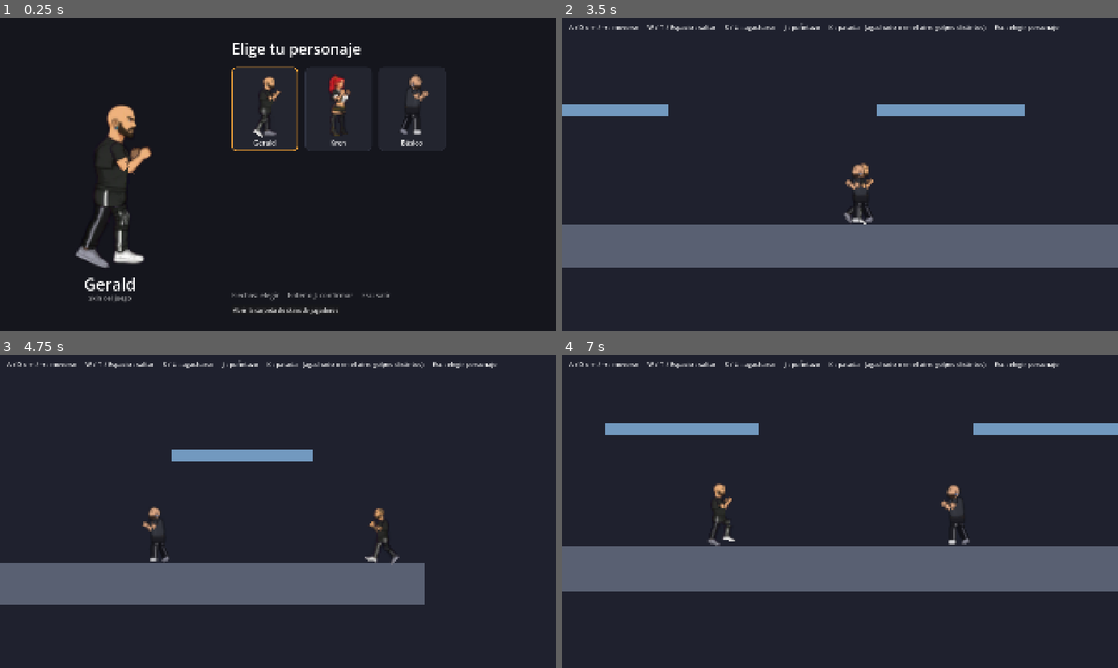
Above: before the commit, frames 1-4 (two rows, left to right).
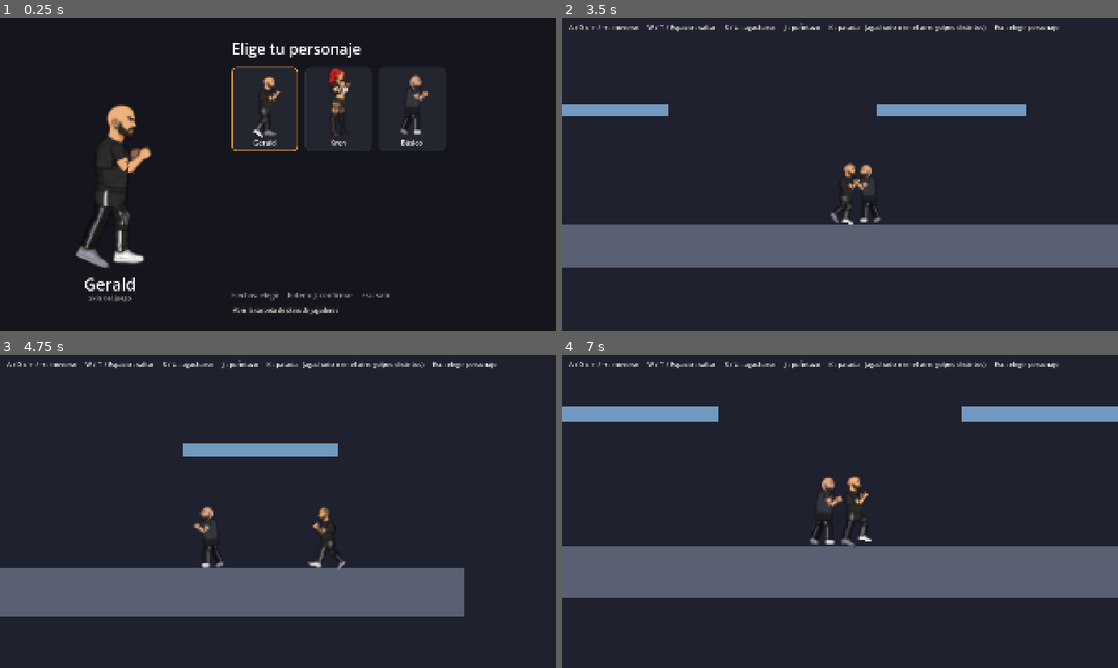
Above: after the commit, the same moments.

Repository: Hatecat/brawltopia
Game: Godot game, scene res://scenes/ui/character_select.tscn
Two runs of this game, one before a commit and one after it. Both use one fixed random seed, a clock stepped at 60 frames per second and the inputs below.
Inputs (mouse positions are in pixels of both pictures, inside the frame that each line leads up to):
- Up to frame 1 (0.25 s): no input
- Up to frame 2 (3.5 s): click "Gerald" at 0.5 s; move the mouse to (962, 158) at 1.27 s; hold D (move_right) 1.28-2.03 s; tap S (crouch) at 1.35 s; tap W (jump) at 1.52, 2.27 s; move the mouse to (728, 190) at 2.02 s; hold A (move_left) 2.03-2.78 s; tap K (kick) at 2.1 s; move the mouse to (895, 105) at 2.77 s; hold D (move_right) from 2.78 s (still down); hold J (punch) from 2.78 s (still down)
- Up to frame 3 (4.75 s): move the mouse to (250, 574) at 3.52 s; release J (punch) at 3.53 s; tap S (crouch) at 3.6 s; tap W (jump) at 3.77, 4.52 s; move the mouse to (444, 558) at 4.27 s; release D (move_right) at 4.28 s; hold A (move_left) from 4.28 s (still down); tap K (kick) at 4.35 s
- Up to frame 4 (7 s): move the mouse to (673, 464) at 5.02 s; tap J (punch) at 5.1 s; tap W (jump) at 5.27, 6.77 s; move the mouse to (867, 511) at 5.77 s; tap S (crouch) at 5.85 s; move the mouse to (756, 433) at 6.52 s; release A (move_left) at 6.53 s; hold D (move_right) from 6.53 s (still down); tap K (kick) at 6.6 s

The runs differ from the first frame. In frame 1, 0.4% of the frame differs, in the area x 59-64%, y 16-31%; in frame 2, 0.5%; in frame 3, 7.0%; in frame 4, 7.8%, in the area x 0-100%, y 16-78%.

Commit message:
Piernas desde el borde del cuerpo y empuje entre luchadores
- La cadera de cada skin puede bajar (joints): el esqueleto sube igual, así el
  personaje crece con sus proporciones reales (Kren: ligas visibles). El importador
  la calcula sola. La zona golpeable y la hitbox de los puñetazos (follows_torso)
  suben con el torso.
- Empuje suave entre luchadores: no se atraviesan caminando, sí saltando.
- Pruebas: altura de Kren, hitboxes, empuje y salto por encima.

Co-Authored-By: Claude Opus 5.5 <noreply@anthropic.com>
Claude-Session: https://claude.ai/code/session_01AxPkkTdBkP8xXpUziutC73

Diff:
--- a/assets/characters/skins/kren/front/skin.json
+++ b/assets/characters/skins/kren/front/skin.json
@@ -2,11 +2,11 @@
   "joints": {
     "hip_back": [
       3.3,
-      3.0
+      13.4
     ],
     "hip_front": [
       -4.4,
-      3.0
+      13.4
     ],
     "neck": [
       -0.9,
--- a/assets/characters/skins/kren/skin.json
+++ b/assets/characters/skins/kren/skin.json
@@ -2,11 +2,11 @@
   "joints": {
     "hip_back": [
       -2.0,
-      3.0
+      13.2
     ],
     "hip_front": [
       1.0,
-      3.0
+      13.2
     ],
     "neck": [
       -1.6,
--- a/resources/attacks/base_air_punch.tres
+++ b/resources/attacks/base_air_punch.tres
@@ -12,6 +12,7 @@
 hitbox_offset = Vector2(29, -58)
 hitbox_size = Vector2(14, 12)
 crouching = false
+follows_torso = true
 aerial = true
 knockback = Vector2(220, -120)
 hitstun_frames = 14
--- a/resources/attacks/base_crouch_punch.tres
+++ b/resources/attacks/base_crouch_punch.tres
@@ -12,6 +12,7 @@
 hitbox_offset = Vector2(34, -37)
 hitbox_size = Vector2(14, 12)
 crouching = true
+follows_torso = true
 aerial = false
 knockback = Vector2(180, -110)
 hitstun_frames = 12
--- a/resources/attacks/base_punch.tres
+++ b/resources/attacks/base_punch.tres
@@ -12,6 +12,7 @@
 hitbox_offset = Vector2(28, -51)
 hitbox_size = Vector2(14, 12)
 crouching = false
+follows_torso = true
 aerial = false
 knockback = Vector2(220, -150)
 hitstun_frames = 14
--- a/resources/attacks/matias_punch.tres
+++ b/resources/attacks/matias_punch.tres
@@ -12,6 +12,7 @@
 hitbox_offset = Vector2(30, -56)
 hitbox_size = Vector2(22, 16)
 crouching = false
+follows_torso = true
 aerial = false
 knockback = Vector2(220, -150)
 hitstun_frames = 14
--- a/scripts/attack_data.gd
+++ b/scripts/attack_data.gd
@@ -34,6 +34,10 @@
 ## Ataque aéreo: se puede seguir moviendo en el aire y termina al aterrizar.
 @export var aerial: bool = false
 
+## Golpe con los brazos: la hitbox sube junto con el torso cuando la skin tiene piernas
+## que empiezan más abajo (ver CharacterVisual.torso_lift). Las patadas no lo necesitan.
+@export var follows_torso: bool = false
+
 @export_group("Al conectar")
 ## Empujón que recibe quien es golpeado, en px/s: x = alejándose del atacante, y negativa = hacia arriba.
 @export var knockback: Vector2 = Vector2(220, -150)
--- a/scripts/player.gd
+++ b/scripts/player.gd
@@ -30,6 +30,14 @@
 @export var visual_scene: PackedScene
 ## Skin (carpeta de piezas) para visuales por piezas. Vacío = la del visual.
 @export_dir var skin_path: String = ""
+
+@export_group("Empuje entre luchadores")
+## Distancia mínima entre dos luchadores (px). Si se acercan más, se empujan: no se
+## pueden atravesar caminando, pero sí saltar por encima.
+@export var push_distance: float = 34.0
+## Si la diferencia de altura entre los dos es mayor que esto (px), no se empujan
+## (uno pasa por encima del otro en un salto).
+@export var push_height: float = 70.0
 
 @export_group("Hurtbox")
 @export var stand_hurtbox_size: Vector2 = Vector2(40, 80)   ## Zona golpeable de pie.
@@ -100,6 +108,7 @@
 			_brake(delta)
 		_update_hurtbox()
 		move_and_slide()
+		_push_away_from_fighters()
 		return
 
 	if current_attack:
@@ -121,6 +130,7 @@
 
 	_update_hurtbox()
 	move_and_slide()
+	_push_away_from_fighters()
 	_update_animation()
 
 
@@ -158,10 +168,31 @@
 	# La zona golpeable se achica al agacharse (crece desde los pies).
 	var low := is_crouching or (current_attack != null and current_attack.crouching)
 	var size := crouch_hurtbox_size if low else stand_hurtbox_size
+	if visual:
+		size.y += visual.torso_lift   # personajes más altos: zona golpeable más alta
 	var rect := hurtbox_shape.shape as RectangleShape2D
 	if rect.size != size:
 		rect.size = size
 		hurtbox_shape.position = Vector2(0, -size.y / 2.0)
+
+
+## Empuje suave entre luchadores (como la "pushbox" de los juegos de pelea).
+## Cada uno se aparta la mitad de lo que se superpone con el otro; como los dos lo hacen,
+## quien camina contra el rival lo va empujando, más lento. Se usa move_and_collide para
+## no atravesar el escenario al apartarse.
+func _push_away_from_fighters() -> void:
+	for other in get_tree().get_nodes_in_group("fighters"):
+		if other == self or not other is Node2D:
+			continue
+		var offset: Vector2 = global_position - (other as Node2D).global_position
+		if absf(offset.y) >= push_height:
+			continue
+		var overlap := push_distance - absf(offset.x)
+		if overlap <= 0.0:
+			continue
+		# Justo uno encima del otro: cada uno se aparta hacia su espalda.
+		var away := signf(offset.x) if offset.x != 0.0 else -facing
+		move_and_collide(Vector2(away * overlap * 0.5, 0.0))
 
 
 # --- Ataques ---
@@ -192,7 +223,8 @@
 	_already_hit.clear()
 
 	# Colocar la hitbox según los datos del ataque, volteada si mira a la izquierda.
-	hitbox.position = Vector2(attack.hitbox_offset.x * facing, attack.hitbox_offset.y)
+	var lift: float = visual.torso_lift if visual and attack.follows_torso else 0.0
+	hitbox.position = Vector2(attack.hitbox_offset.x * facing, attack.hitbox_offset.y - lift)
 	(hitbox_shape.shape as RectangleShape2D).size = attack.hitbox_size
 	_set_hitbox_active(attack.is_active_frame(0))
 
--- a/scripts/skins/sheet_importer.gd
+++ b/scripts/skins/sheet_importer.gd
@@ -14,6 +14,10 @@
 ## (guardando en user://), para que los jugadores puedan importar sus propios cosméticos.
 ## Hace lo mismo que tools/import_parts_sheet.py, sin necesitar Python.
 
+## Cuántos px de juego del muslo quedan escondidos bajo el borde del cuerpo.
+const LEG_OVERLAP := 1.5
+## Lo máximo que puede bajar la cadera respecto del esqueleto normal (px de juego).
+const MAX_HIP_DROP := 14.0
 const RigVisualScript := preload("res://scripts/visuals/rig_visual.gd")
 
 ## Px de imagen por px de juego en las piezas guardadas (más detalle que el juego).
@@ -77,6 +81,8 @@
 	var meta := _read_meta(skin_dir)
 	var suffix := "_left" if left_side else ""
 	var result := {}
+	var body_bottom := NAN   # borde de abajo del cuerpo, px de juego bajo la cintura
+	var leg_top := NAN       # cuánto sobresale la pierna por encima de su punto de unión
 	for part: String in named:
 		var piece := _cut_piece(img, named[part], labels, lw, lh)
 		var pf := _pivot_and_factor(part, piece, left_side)
@@ -93,6 +99,16 @@
 		# Las articulaciones se calculan con el cuerpo de la hoja A (mirando a la derecha).
 		if part == "body" and (not left_side or not meta.has("joints")):
 			meta["joints"] = estimate_joints(piece, pv, front_view)
+			body_bottom = (size.y - pv.y) / ART_SCALE
+		if part == "leg":
+			leg_top = pv.y / ART_SCALE
+
+	# Las piernas empiezan donde termina el cuerpo (apenas por debajo, para que no se vea
+	# la unión): la cadera baja hasta ahí y el personaje queda con sus proporciones reales.
+	if not is_nan(body_bottom) and not is_nan(leg_top):
+		var hip_y := snappedf(clampf(body_bottom - LEG_OVERLAP + leg_top, 3.0, 3.0 + MAX_HIP_DROP), 0.1)
+		meta["joints"]["hip_front"][1] = hip_y
+		meta["joints"]["hip_back"][1] = hip_y
 
 	var f := FileAccess.open(skin_dir.path_join("skin.json"), FileAccess.WRITE)
 	if f == null:
--- a/scripts/visuals/character_visual.gd
+++ b/scripts/visuals/character_visual.gd
@@ -9,6 +9,11 @@
 ## y el nombre definido en cada AttackData (por ejemplo punch, kick).
 
 
+## Cuánto más arriba queda el torso porque la skin une las piernas más abajo de lo normal
+## (px de juego). El jugador lo usa para subir su zona golpeable y la hitbox de los puñetazos.
+var torso_lift: float = 0.0
+
+
 ## Reproduce una animación. Con restart = true vuelve a empezar aunque ya se esté reproduciendo.
 func play_animation(_anim: StringName, _restart: bool = false) -> void:
 	pass
--- a/scripts/visuals/fighter_visual.gd
+++ b/scripts/visuals/fighter_visual.gd
@@ -33,6 +33,7 @@
 ## Carga una skin en las dos vistas. Devuelve cuántas imágenes de perfil se cargaron.
 func load_skin(path: String) -> int:
 	var loaded: int = side.load_skin(path)
+	torso_lift = side.torso_lift
 	var front_dir := path.path_join("front")
 	has_front = _has_head(front_dir)
 	if has_front:
--- a/scripts/visuals/rig_visual.gd
+++ b/scripts/visuals/rig_visual.gd
@@ -60,7 +60,7 @@
 }
 ## Cuánto puede moverse una articulación respecto de su posición normal (protege
 ## contra un skin.json con valores absurdos).
-const MAX_JOINT_OFFSET := 12.0
+const MAX_JOINT_OFFSET := 16.0
 
 ## Skin que se carga al iniciar.
 @export_dir var skin_path: String = DEFAULT_SKIN
@@ -136,6 +136,12 @@
 			# Limitar el desplazamiento respecto de la posición normal.
 			pos = pos + (wanted - pos).limit_length(MAX_JOINT_OFFSET)
 		(get_node(JOINT_NODES[joint]) as Node2D).position = pos
+	# Si las piernas se unen más abajo, el esqueleto sube lo mismo: así los pies siguen en
+	# el suelo y lo que crece es el personaje (torso, brazos y cabeza más arriba).
+	var hips_now: float = (get_node(JOINT_NODES["hip_front"]).position.y + get_node(JOINT_NODES["hip_back"]).position.y) / 2.0
+	var hips_default: float = (_default_joints["hip_front"].y + _default_joints["hip_back"].y) / 2.0
+	torso_lift = hips_now - hips_default
+	rig.position.y = -torso_lift
 
 
 ## Nombres de archivo a probar, en orden de preferencia.
Not shown, changed: README.md
Not shown, changed: docs/skin_spec.md
Not shown, changed: tools/import_parts_sheet.py
